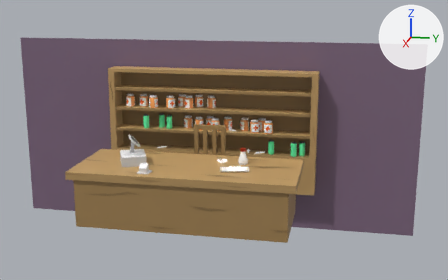
An edit to the FBX model FishCombo/Assets/Models/shop.fbx, drawn before and after from the same camera.
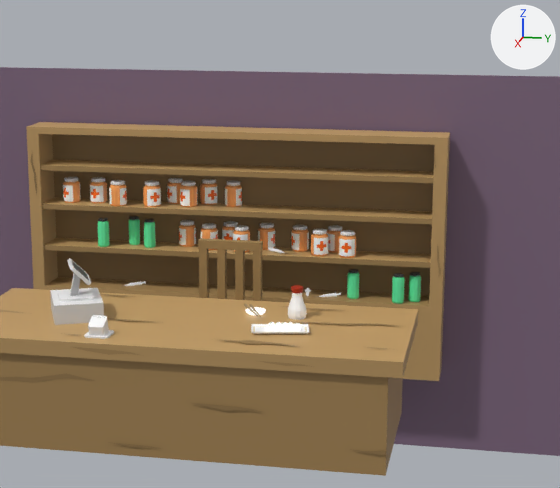
Each version appears first whole from a 50 mm lens placed at (0.459, 0.12, 0.167), pointed at (-0.104, 0.008, 0.026), and next in a close-up on the part from 21% to 84% of the width and 2% to 89% of the height. Lighting does not change. The marker at upper right points along +X, +Y and +Z. Where no turn or scale is listed for an object, it has been applied to the vertices. Vertices at the same position are counted once.

The scene before the commit, as lines of its bpy script (objects in view):
```python
ob_polysurface4 = bpy.data.objects.new('polySurface4', me_mesh)
ob_polysurface4.location = (-0.103, -0.0044, 0.0308)
```
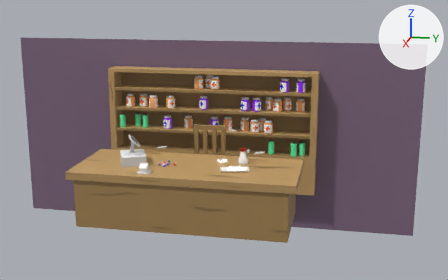
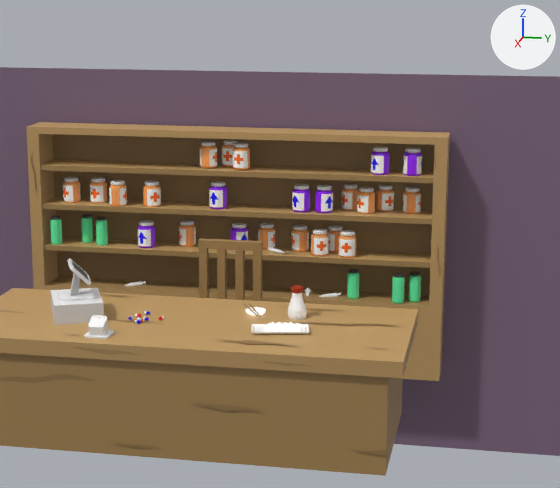
What differs and where, as boxes [x1, y1, x2, y2] in the close-ups (560 x 488 px; the box of a moved part takes in the faces that stretch with it):
part 1 of me_mesh, added
    after: [81, 214, 93, 243]
part 2 of me_mesh, added
    after: [50, 216, 62, 245]
part 3 of me_mesh, moved or reshaped
    before: [201, 223, 218, 250]
    after: [200, 141, 217, 168]
part 4 of me_mesh, moved or reshaped
    before: [200, 179, 217, 205]
    after: [233, 143, 250, 170]
part 5 of me_mesh, moved or reshaped
    before: [180, 181, 198, 207]
    after: [357, 187, 375, 214]
part 6 of me_mesh, moved or reshaped
    before: [167, 178, 182, 204]
    after: [341, 184, 359, 211]
part 7 of me_mesh, added
    after: [403, 187, 421, 214]
part 8 of me_mesh, added
    after: [376, 185, 394, 212]
part 9 of me_mesh, added
    after: [222, 140, 237, 167]
part 10 of me_mesh, added
    after: [315, 185, 333, 213]
part 11 of me_mesh, added
    after: [292, 184, 310, 212]
part 12 of me_mesh, added
    after: [371, 147, 390, 175]
part 13 of me_mesh, added
    after: [403, 147, 422, 176]
part 14 of me_mesh, moved or reshaped
    before: [97, 181, 250, 252]
    after: [96, 181, 248, 248]

Patch to the scene script:
```diff
--- a/FishCombo/Assets/Models/shop.fbx.py
+++ b/FishCombo/Assets/Models/shop.fbx.py
@@ me_mesh @@
-me_mesh.from_pydata(...)  # 24973 vertices, 23334 faces; spans x -0.139..0.139, y -0.191..0.191, z -0.088..0.088
+me_mesh.from_pydata(...)  # 31847 vertices, 30180 faces; spans x -0.139..0.139, y -0.191..0.191, z -0.088..0.088
+# me_mesh part 1: the loose piece of 882 vertices spanning x 0.011..0.016, y -0.062..-0.057, z 0.007..0.02 is copied, and the copy is moved by (-0.007, -0.01, 0.0); it spans x 0.004..0.01, y -0.073..-0.067, z 0.007..0.02
+# me_mesh part 2: the loose piece of 882 vertices spanning x 0.011..0.016, y -0.062..-0.057, z 0.007..0.02 is copied, and the copy is moved by (0.0, -0.023, 0.0); it spans x 0.011..0.016, y -0.086..-0.08, z 0.007..0.02
+# me_mesh part 3: the loose piece of 882 vertices spanning x 0.006..0.014, y -0.013..-0.005, z 0.007..0.019 is moved by (0.0, 0.0, 0.038)
+# me_mesh part 4: the loose piece of 882 vertices spanning x -0.002..0.005, y -0.015..-0.007, z 0.026..0.038 is turned 131.6 degrees about the z axis through its middle, then moved by (0.01, 0.018, 0.019)
+# me_mesh part 5: the loose piece of 882 vertices spanning x 0.005..0.013, y -0.023..-0.015, z 0.026..0.038 is moved by (0.0, 0.083, 0.0)
+# me_mesh part 6: the loose piece of 882 vertices spanning x -0.002..0.006, y -0.031..-0.023, z 0.026..0.038 is moved by (0.0, 0.083, 0.0)
+# me_mesh part 7: the loose piece of 882 vertices spanning x 0.0..0.009, y -0.003..0.005, z 0.026..0.038 is copied, and the copy is moved by (0.0, 0.083, 0.0); it spans x 0.0..0.009, y 0.08..0.088, z 0.026..0.038
+# me_mesh part 8: the loose piece of 882 vertices spanning x -0.001..0.007, y 0.045..0.053, z 0.007..0.019 is copied, and the copy is turned -80 degrees about the z axis through its middle, then moved by (-0.002, 0.022, 0.02); it spans x -0.002..0.005, y 0.068..0.075, z 0.026..0.038
+# me_mesh part 9: the loose piece of 882 vertices spanning x 0.0..0.008, y -0.004..0.004, z 0.007..0.019 is copied, and the copy is moved by (0.0, 0.0, 0.038); it spans x 0.0..0.008, y -0.004..0.004, z 0.045..0.057
+# me_mesh part 10: a new loose piece of 924 vertices spanning x 0.007..0.015, y 0.041..0.049, z 0.027..0.039
+# me_mesh part 11: a new loose piece of 924 vertices spanning x 0.007..0.015, y 0.03..0.039, z 0.027..0.039
+# me_mesh part 12: a new loose piece of 924 vertices spanning x 0.007..0.015, y 0.066..0.074, z 0.045..0.057
+# me_mesh part 13: a new loose piece of 924 vertices spanning x 0.007..0.015, y 0.08..0.088, z 0.045..0.057
+# me_mesh part 14: 179 vertices moved within x 0.003..0.014, y -0.062..0.009, z 0.007..0.036; 4705 vertices removed from x 0.0..0.016, y -0.062..0.011, z 0.007..0.038; 3067 vertices added at x 0.003..0.015, y -0.064..0.009, z 0.007..0.039
 me_mesh.materials.append(mat_lambert15)
@@ me_mesh @@
 me_mesh.materials.append(mat_pasted__lambert16)
+me_mesh.materials.append(mat_lambert18)  # red #ff0000
+me_mesh.materials.append(mat_redred)  # white #ffffff
+me_mesh.materials.append(mat_lightorange1)  # purple #9700ff
+me_mesh.materials.append(mat_darkorange1)  # purple #7e0ed5
+me_mesh.materials.append(mat_darkred2)  # light grey #cbcbcb
+me_mesh.materials.append(mat_red1)  # blue #0900ff
```
